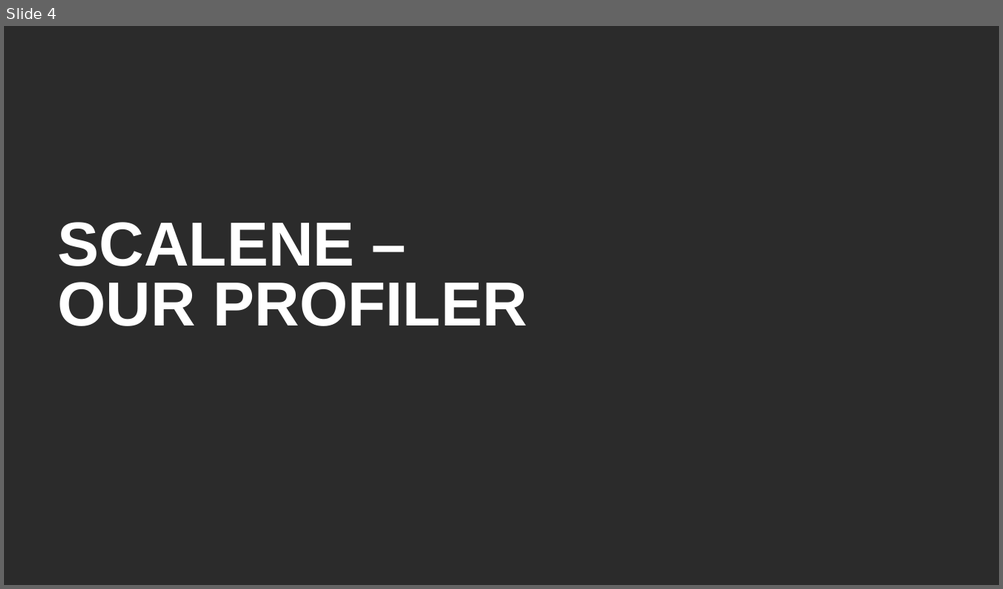
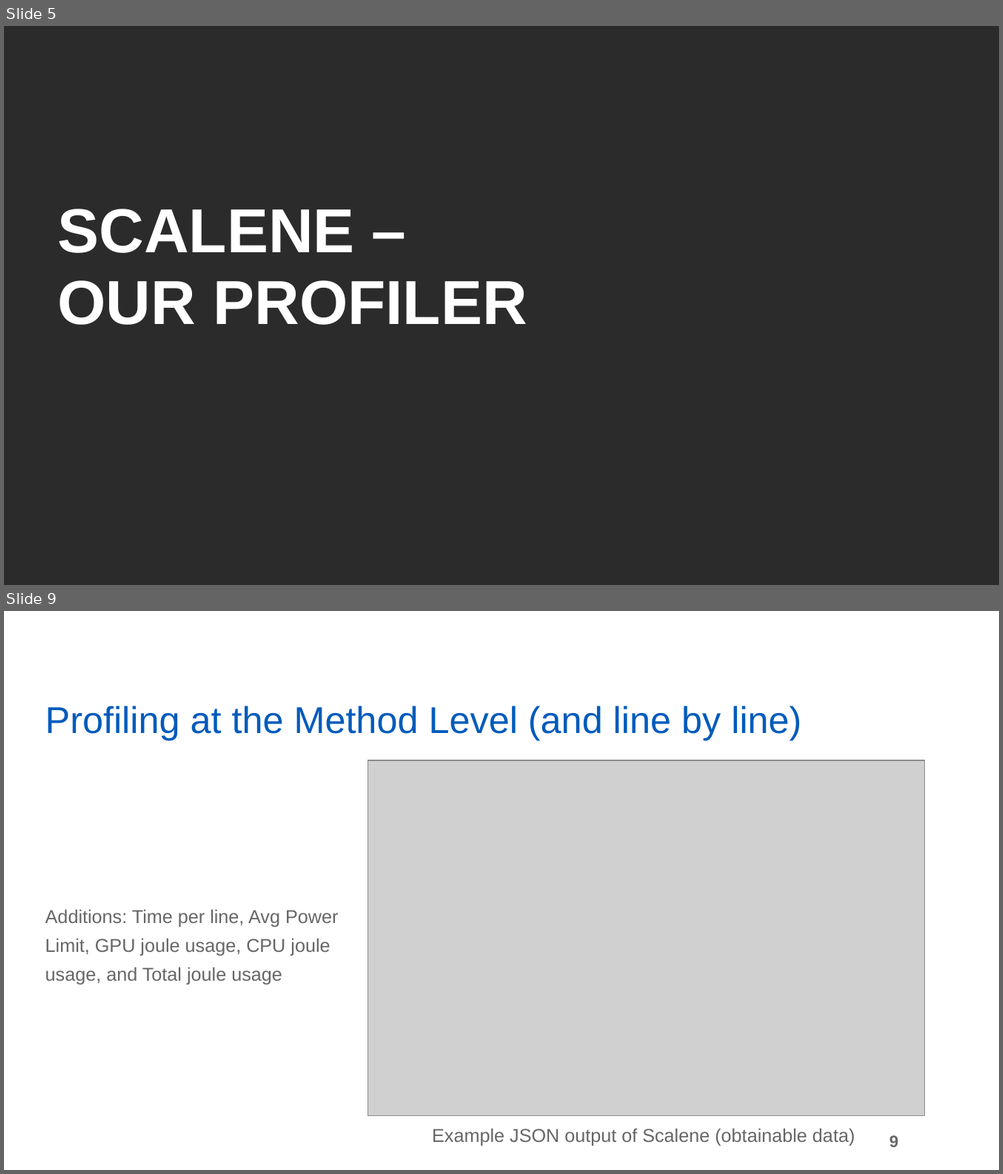
Before and after one commit to robmurr/AI-Energy-Optimization, a slide deck: Documentation/ELRAIENERGYOPTIMIZATIONPRESENTATION.pptx. Shown one above the other, each under a label of ours: slide 4 before the commit, slides 5 and 9 after it; the slides between them are not shown. The pictures are 1003x589 and 1003x1174 pixels, drawn with LibreOffice and Linux fonts; fonts in the diff are those of the drawing; grey boxes stand for pictures; background and template pictures are left out; a plain dark background stands for a picture behind light text. Boxes give left, top, right and bottom in pixels: in the first picture for what was removed or moved away, otherwise in the second. Text is boxed around its words. In the diff, an @@ line names an element or a change of style, - is before the commit and + after.

```diff
--- a/Documentation/ELRAIENERGYOPTIMIZATIONPRESENTATION.pptx
+++ b/Documentation/ELRAIENERGYOPTIMIZATIONPRESENTATION.pptx
@@ slide 9 added at (4, 611, 999, 1170), background picture (left out) @@
@@ title added at (45, 706, 801, 741), 36 pt, text #005BBB @@
+Profiling at the Method Level (and line by line)
@@ picture added at (367, 760, 924, 1116) @@
@@ text added at (45, 910, 338, 985), 18 pt, text #666666 @@
+Additions: Time per line, Avg Power Limit, GPU joule usage, CPU joule usage, and Total joule usage
@@ text added at (432, 1129, 854, 1146), 18 pt, text #666666 @@
+Example JSON output of Scalene (obtainable data)
@@ page number added at (889, 1136, 898, 1147), 16 pt, text #666666, bold @@
+9
@@ what was slide 4 is now slide 5 @@
@@ slide 5 changed as well @@
@@ title "SCALENE – OUR PROFILER" at (58, 209, 526, 325): line spacing 58pt to 0.97 @@
```
Also in this commit, not shown: 2 other slides changed, 20 other slides added, 20 slides removed.
